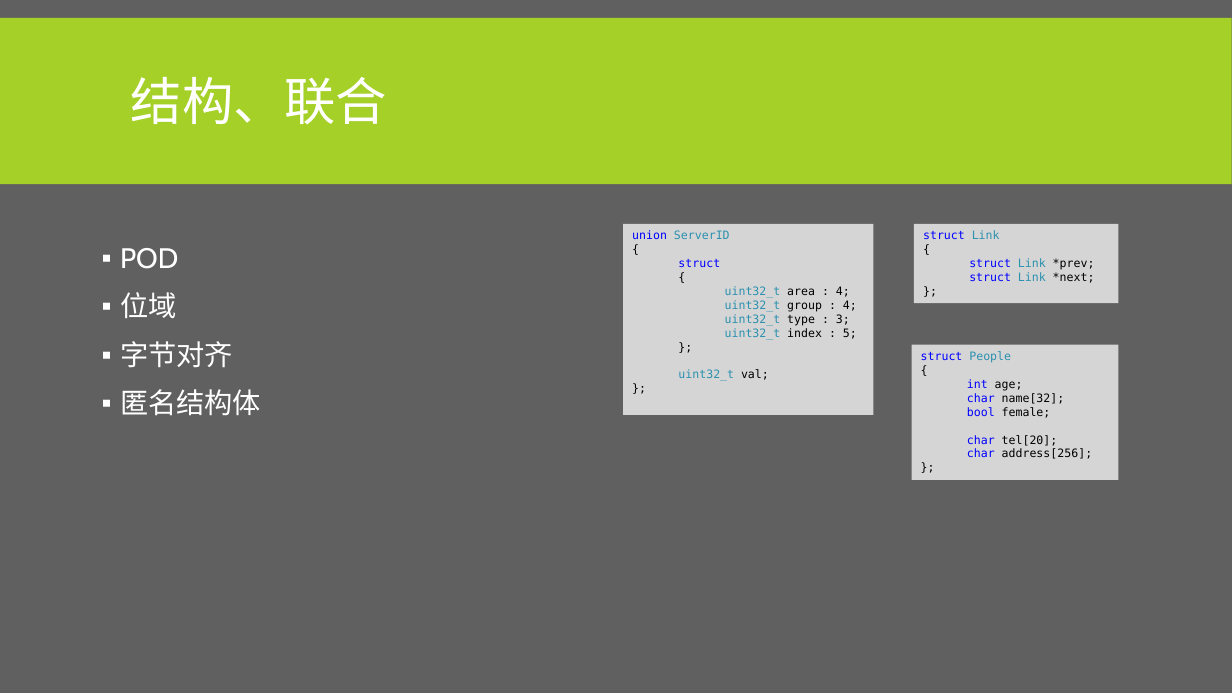
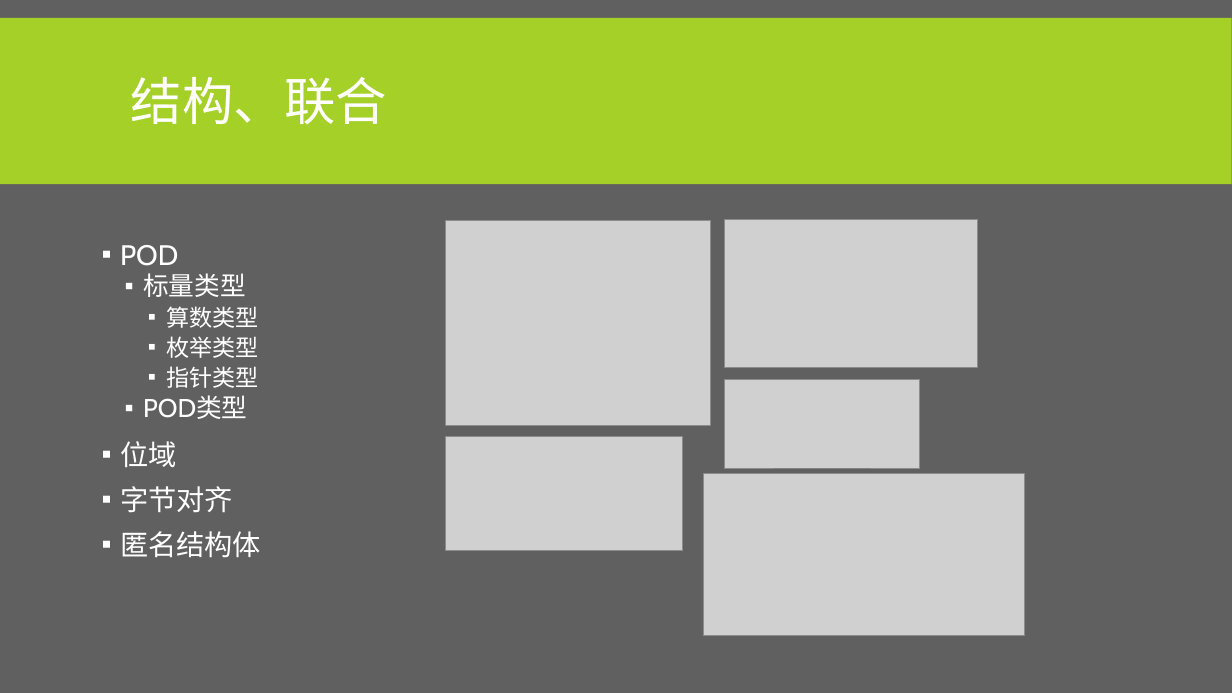
Before and after one commit to albertclass/Lessons, a slide deck: slide 27 of advance c++/courseware.pptx. Drawn at 1232x693 pixels with LibreOffice and Linux fonts; fonts in the diff are those of the drawing; grey boxes stand for pictures. Boxes give left, top, right and bottom in pixels: in the first picture for what was removed or moved away, otherwise in the second. Text is boxed around its words. In the diff, an @@ line names an element or a change of style, - is before the commit and + after.

```diff
--- a/advance c++/courseware.pptx
+++ b/advance c++/courseware.pptx
@@ picture added at bbox=[446, 220, 712, 425] @@
@@ rectangle removed at bbox=[623, 224, 873, 415] @@
-union ServerID
-{
-  struct
-  {
-    uint32_t area : 4;
-    uint32_t group : 4;
-    uint32_t type : 3;
-    uint32_t index : 5;
-  };
-  uint32_t val;
-};
@@ picture added at bbox=[725, 220, 978, 368] @@
@@ rectangle removed at bbox=[914, 224, 1118, 303] @@
-struct Link
-{
-struct Link *prev;
-struct Link *next;
-};
@@ text at bbox=[120, 245, 261, 557]: line spacing 0.9 to 0.8 @@
@@ text at bbox=[143, 273, 258, 419]: paragraphs added @@
+  ▪ 标量类型
+    ▪ 算数类型
+    ▪ 枚举类型
+    ▪ 指针类型
+  ▪ POD类型
@@ rectangle removed at bbox=[912, 345, 1119, 480] @@
-struct People
-{
-  int age;
-  char name[32];
-  bool female;
-  char tel[20];
-  char address[256];
-};
@@ picture added at bbox=[725, 380, 920, 469] @@
@@ picture added at bbox=[446, 437, 683, 551] @@
@@ picture added at bbox=[703, 474, 1025, 636] @@
```
Also in this commit, not shown: 9 other slides changed, 4 slides added, 3 other files.
